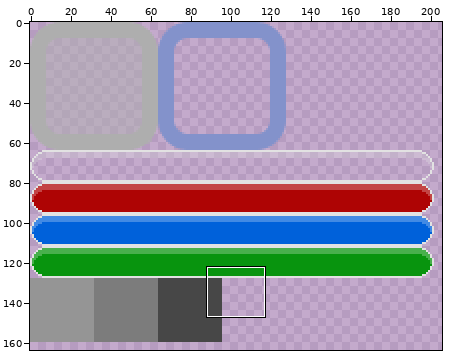
Two states of a sprite sheet, Images/UI.png. The first picture is a wide view before the edit; the outline marks the close-up.
Close-up. Old version:
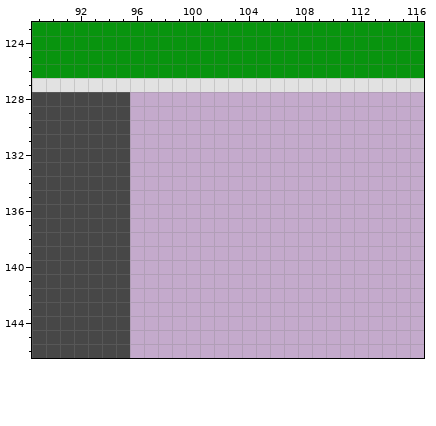
The file is 256x256 pixels. Pixels under 10% opacity are left out. Colours within 5 levels of each other are drawn and written as one. Shown: x 89..116, y 123..146. The wide view leaves out empty margins.
Now the later version:
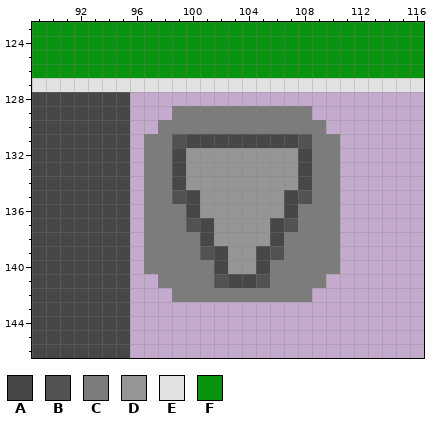
Palette (. is transparent): A #474747  B #525252  C #7c7c7c  D #959595  E #e2e2e2  F #08940e
Edits made:
@@ x 95..112 @@
 128 A.................
-129 A.................
-130 A.................
-131 A.................
-132 A.................
-133 A.................
-134 A.................
-135 A.................
-136 A.................
-137 A.................
-138 A.................
-139 A.................
-140 A.................
-141 A.................
-142 A.................
+129 A...CCCCCCCCCC....
+130 A..CCCCCCCCCCCC...
+131 A.CCBAAAAAAAABCC..
+132 A.CCADDDDDDDDACC..
+133 A.CCADDDDDDDDACC..
+134 A.CCADDDDDDDDACC..
+135 A.CCBADDDDDDABCC..
+136 A.CCCADDDDDDACCC..
+137 A.CCCBADDDDABCCC..
+138 A.CCCCADDDDACCCC..
+139 A.CCCCBADDABCCCC..
+140 A.CCCCCADDACCCCC..
+141 A..CCCCBAABCCCC...
+142 A...CCCCCCCCCC....
 143 A.................
Boxes around the changes in both close-ups, in picture pixels (x1, y1, x2, y2):
added: (144, 106, 340, 302)
